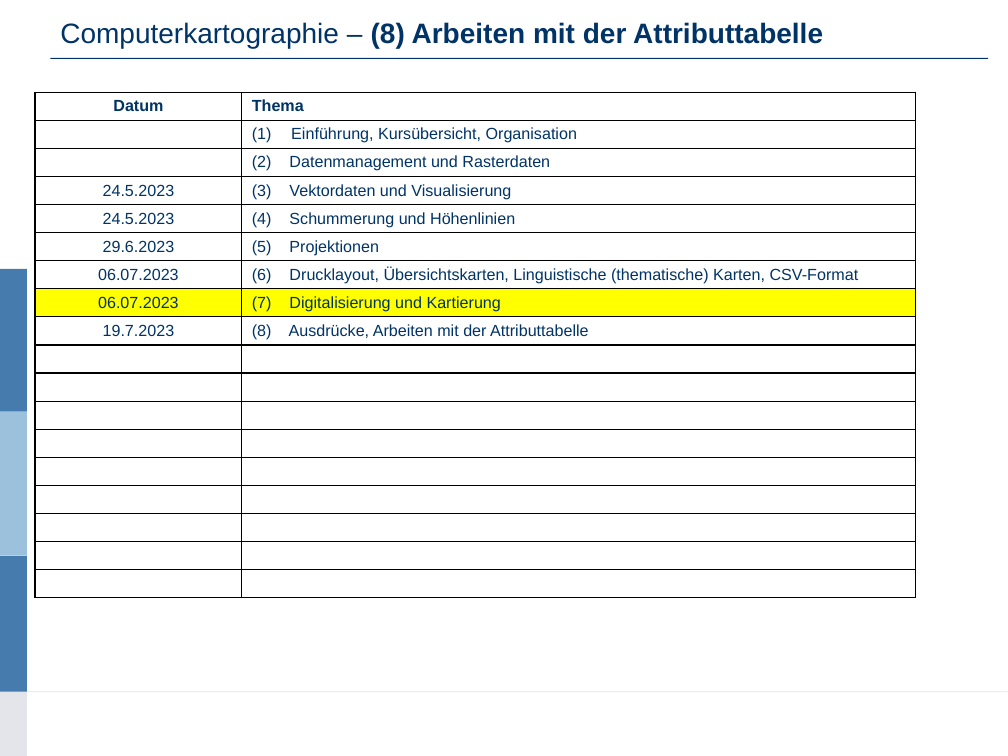
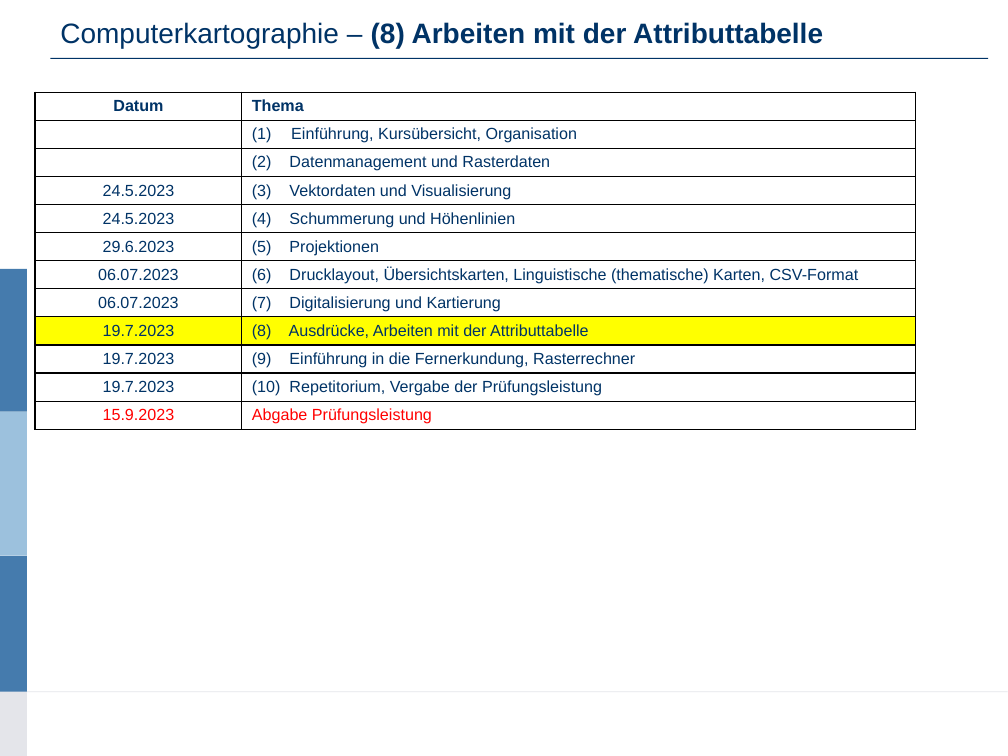
Before and after one commit to SchoenbergA/CompuKarto23, a slide deck: slide 2 of Folien/08_Arbeiten_mit_der_Attributtabelle.pptx. Drawn at 1008x756 pixels with LibreOffice and Linux fonts; fonts in the diff are those of the drawing; background and template pictures are left out. Boxes give left, top, right and bottom in pixels: in the first picture for what was removed or moved away, otherwise in the second. Text is boxed around its words. In the diff, an @@ line names an element or a change of style, - is before the commit and + after.

Commit message:
Update Folien

```diff
--- a/Folien/08_Arbeiten_mit_der_Attributtabelle.pptx
+++ b/Folien/08_Arbeiten_mit_der_Attributtabelle.pptx
@@ table at box(35, 92, 916, 445) @@
-row 10:  | 
-row 11:  | 
-row 12:  | 
-row 13:  | 
-row 14:  | 
-row 15:  | 
-row 16:  | 
-row 17:  | 
-row 18:  | 
+row 10: 19.7.2023 | (9) Einführung in die Fernerkundung, Rasterrechner
+row 11: 19.7.2023 | (10) Repetitorium, Vergabe der Prüfungsleistung
+row 12: 15.9.2023 | Abgabe Prüfungsleistung
```
